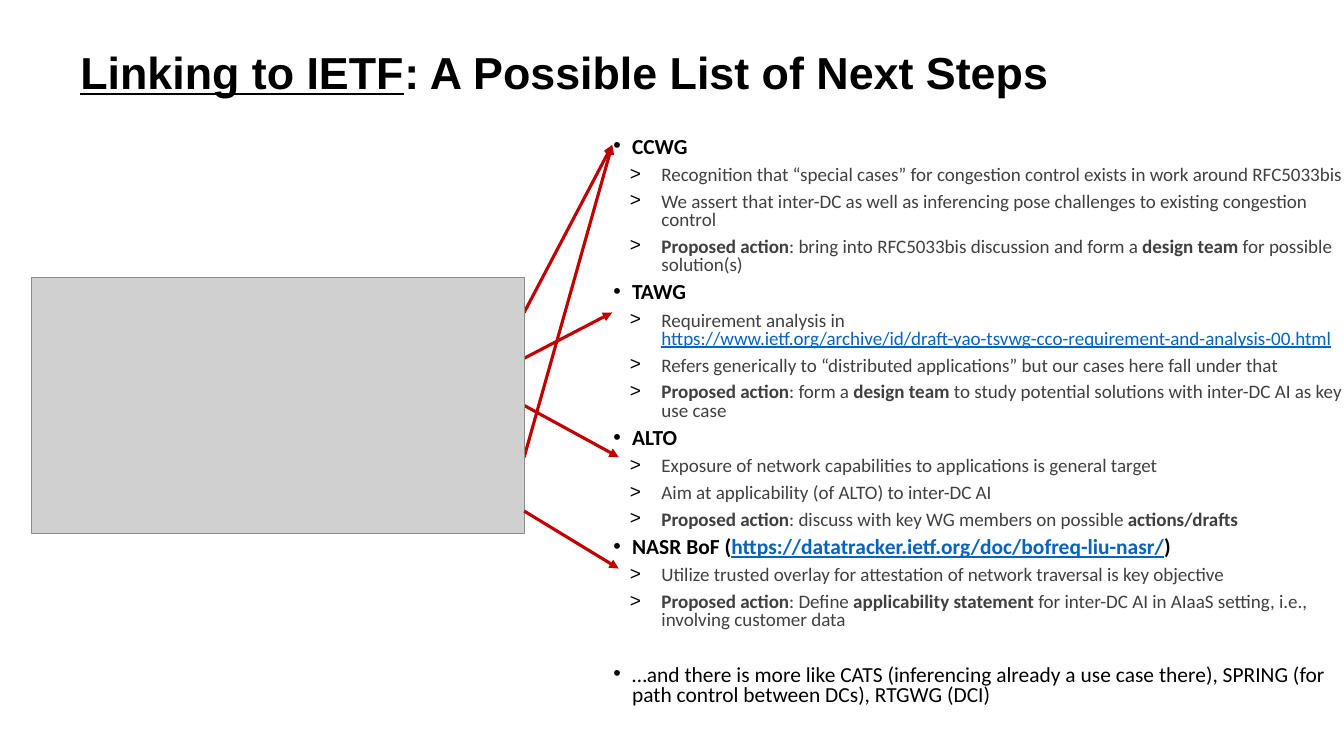
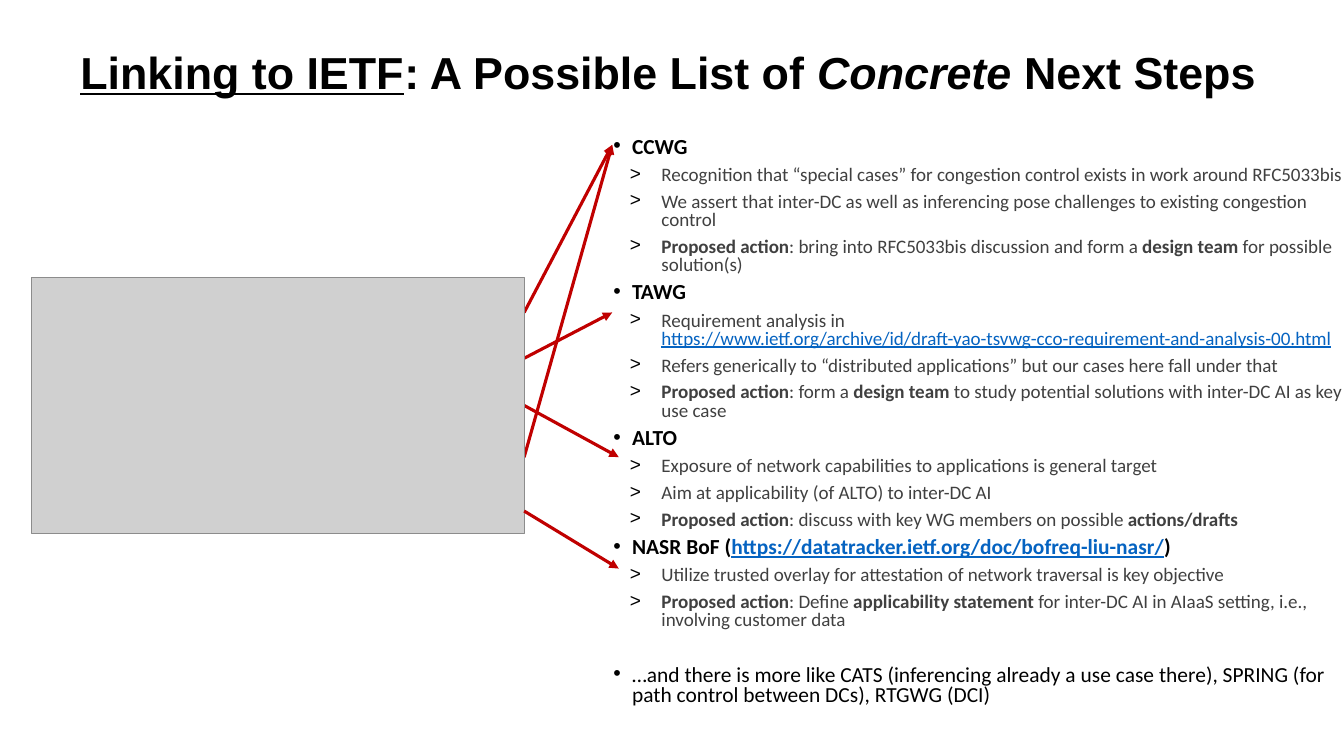
Before and after one commit to dirk-trossen-huawei/ietf120_inter-dc_ai, a slide deck: slide 2 of Material/IETF120 side meeting discussion.pptx. Drawn at 1344x756 pixels with LibreOffice and Linux fonts; fonts in the diff are those of the drawing; grey boxes stand for pictures. Boxes give left, top, right and bottom in pixels: in the first picture for what was removed or moved away, otherwise in the second. Text is boxed around its words. In the diff, an @@ line names an element or a change of style, - is before the commit and + after.

Commit message:
Revised discussion slides

```diff
--- a/Material/IETF120 side meeting discussion.pptx
+++ b/Material/IETF120 side meeting discussion.pptx
@@ subtitle at box(80, 56, 1256, 98): text changed @@
-Linking to IETF: A Possible List of Next Steps
+Linking to IETF: A Possible List of Concrete Next Steps
```
